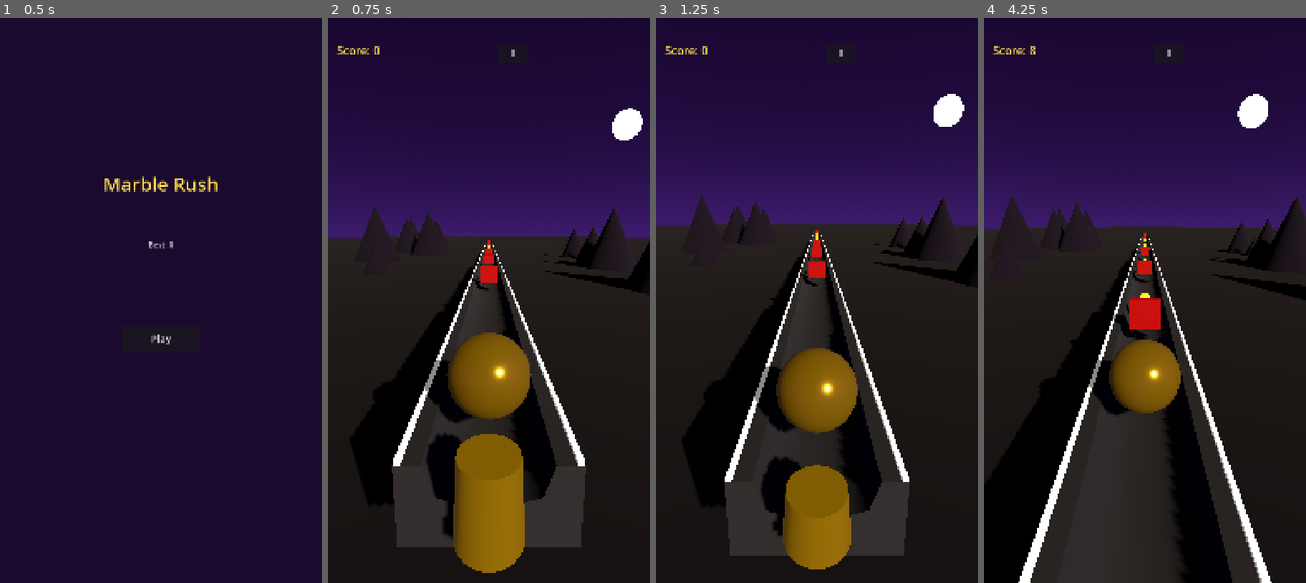
Above: before the commit, frames 1-4 (left to right).
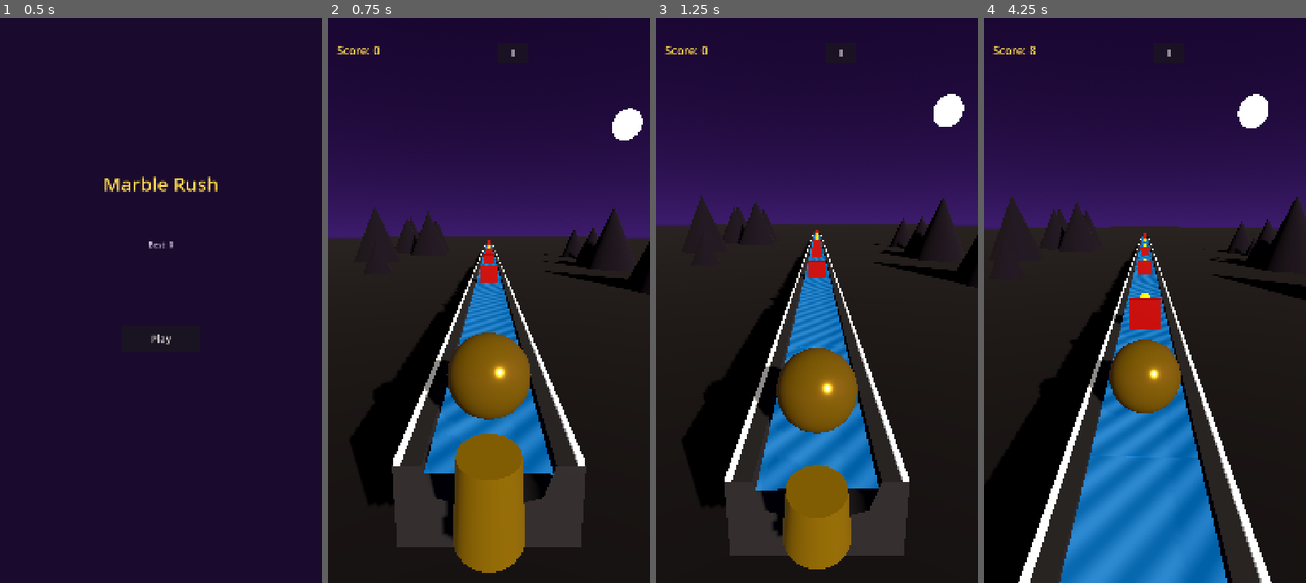
Above: after the commit, the same moments.

Repository: Ebrahassad/marble-rush
Game: Godot game, scene res://scenes/MainMenu.tscn
Two runs of this game, one before a commit and one after it. Both use one fixed random seed, a clock stepped at 60 frames per second and the inputs below.
Inputs:
- Up to frame 1 (0.5 s): no input
- Up to frame 2 (0.75 s): click "Play" at 0.5 s
- Up to frame 3 (1.25 s): no input
- Up to frame 4 (4.25 s): click "II" at 1.25 s; click "Resume" at 2 s; click "II" at 2.75 s; click "Resume" at 3.5 s

Frame 1 is identical in both runs. In frame 2, 4.0% of the frame differs, in the area x 29-71%, y 40-81%; in frame 3, 5.2%; in frame 4, 13%, in the area x 23-76%, y 38-100%.

Commit message:
Move water plane to road surface height instead of buried inside solid model geometry

Diff:
--- a/scenes/TrackPiece.tscn
+++ b/scenes/TrackPiece.tscn
@@ -17,7 +17,7 @@
 emission_energy_multiplier = 0.6
 
 [sub_resource type="PlaneMesh" id="PlaneMesh_water"]
-size = Vector2(1.6, 2.2)
+size = Vector2(1.9, 2.2)
 
 [sub_resource type="ShaderMaterial" id="ShaderMaterial_water"]
 shader = ExtResource("3")
@@ -45,6 +45,6 @@
 surface_material_override/0 = SubResource("StandardMaterial3D_rail")
 
 [node name="Water" type="MeshInstance3D" parent="."]
-transform = Transform3D(1, 0, 0, 0, 1, 0, 0, 0, 1, 0, 0.25, 0)
+transform = Transform3D(1, 0, 0, 0, 1, 0, 0, 0, 1, 0, 1.02, 0)
 mesh = SubResource("PlaneMesh_water")
 surface_material_override/0 = SubResource("ShaderMaterial_water")
